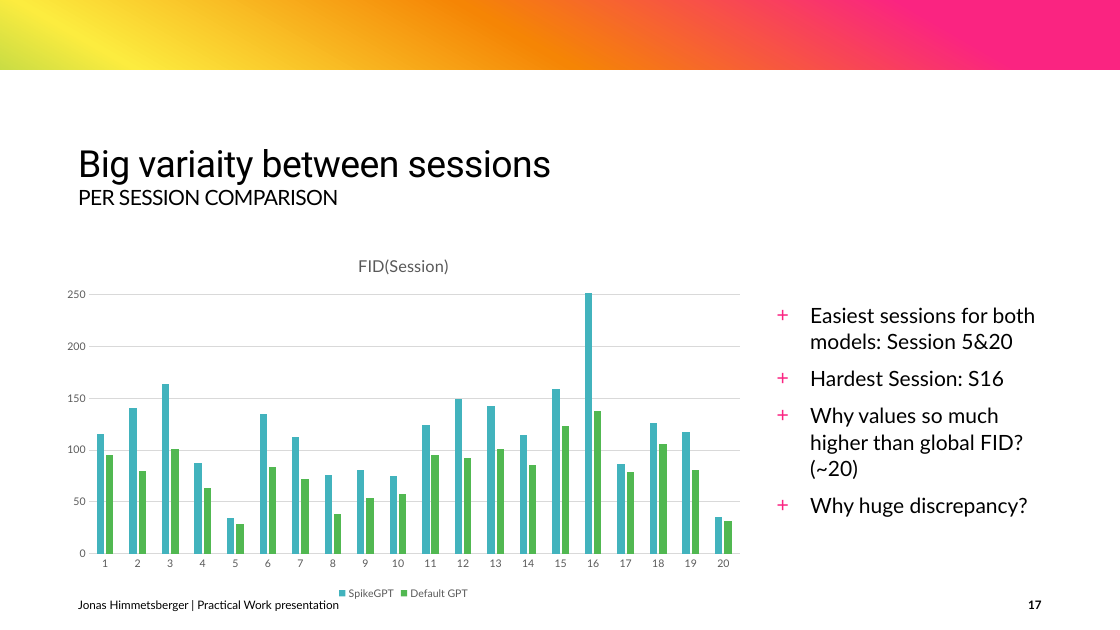
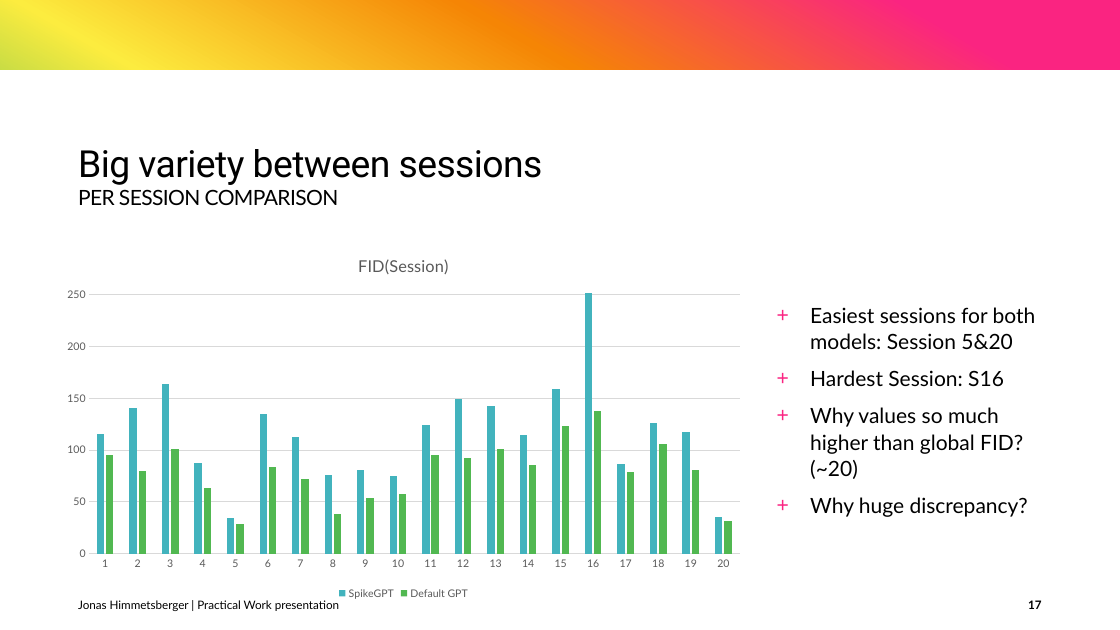
Before and after one commit to JonasHimmetsbergerStudent/BA, a slide deck: slide 17 of documents/Transformers as generative models for neural activity.pptx. Drawn at 1120x630 pixels with LibreOffice and Linux fonts; fonts in the diff are those of the drawing. Boxes give left, top, right and bottom in pixels: in the first picture for what was removed or moved away, otherwise in the second. Text is boxed around its words. In the diff, an @@ line names an element or a change of style, - is before the commit and + after.

```diff
--- a/documents/Transformers as generative models for neural activity.pptx
+++ b/documents/Transformers as generative models for neural activity.pptx
@@ title at box(78, 149, 543, 205): text changed @@
-Big variaity between sessions
-PER SESSION COMPARISON
+Big variety between sessions
+PER SESSION COMPARISON
```
Also in this commit, not shown: 2 other slides changed, 31 other files.
